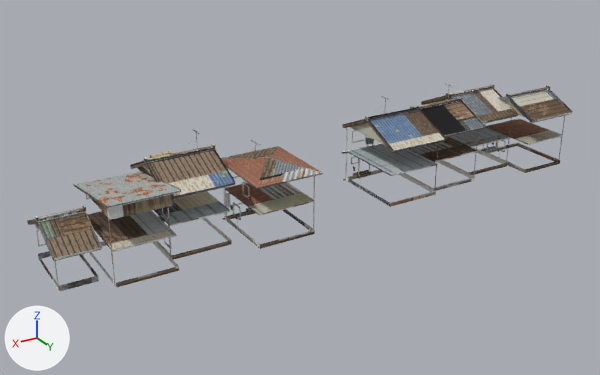
The glTF model public/models/lowpix/world_arch/lane_near.glb: old version first, new version second.
Camera for both pictures: a 50 mm camera at (38.1, 58.5, 31.4) aimed at (2.7, -0.5, 1.9). Every picture has the same lights, and +X, +Y and +Z are marked at lower left. The picture after the commit comes second. Where no turn or scale is listed for an object, it has been applied to the vertices. Vertices at exactly the same position are counted once.

The first picture shows 'lane_near'.
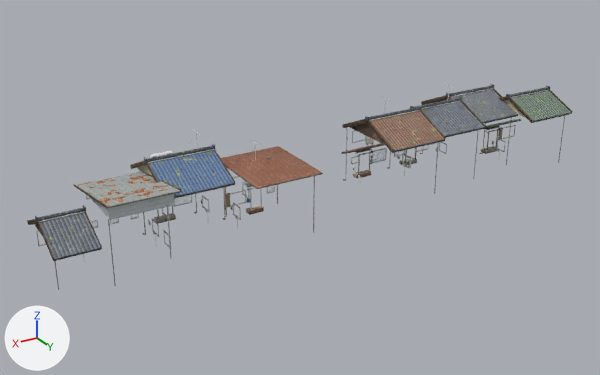
The change, as a diff of the scene's bpy script:
```diff
--- a/public/models/lowpix/world_arch/lane_near.glb.py
+++ b/public/models/lowpix/world_arch/lane_near.glb.py
@@ me_hn_705_340_found @@
 # used by ob_lane_near; location = (0.0, -0.22, 4.59)
-me_hn_705_340_found.from_pydata(...)  # 6028 vertices, 9248 faces; spans x -26.1..26.1, y -5.6..5.6, z -4.6..4.6
+me_hn_705_340_found.from_pydata(...)  # 5908 vertices, 9114 faces; spans x -26.1..26.1, y -5.6..5.6, z -4.6..4.6
+# me_hn_705_340_found part 1: 14 loose pieces with 112 vertices, spanning x -25.7..25.7, y -5.1..5.1, z -4.6..-1.5, are deleted
+# me_hn_705_340_found part 2
+# 8 vertices are removed from x 4.4..9.7, y -1.2..5.1, z -4.6..-4.2
+# 18 faces are deleted
+# 2 vertices move within x 4.4..9.7, y -1.2, z -4.2
+# 10 new faces join them
+# me_hn_705_340_found part 3: 9095 kept faces spanning x -26.1..26.1, y -5.6..5.6, z -4.6..4.6 get new texture (UV) coordinates
 me_hn_705_340_found.materials.append(mat_lane_near)
```

Where the change shows, as pixel boxes [x1, y1, x2, y2] in the pictures (600 x 375 px):
'lane_near', reshaped
    before: [27, 84, 573, 291]
    after: [27, 84, 573, 290]
part 1 of me_hn_705_340_found, deleted
    before: [38, 119, 563, 291]
part 2 of me_hn_705_340_found, cut back
    before: [225, 191, 315, 249]
    after: [225, 185, 278, 216]
part 3 of me_hn_705_340_found, surface changed
    both: [27, 84, 573, 290]
